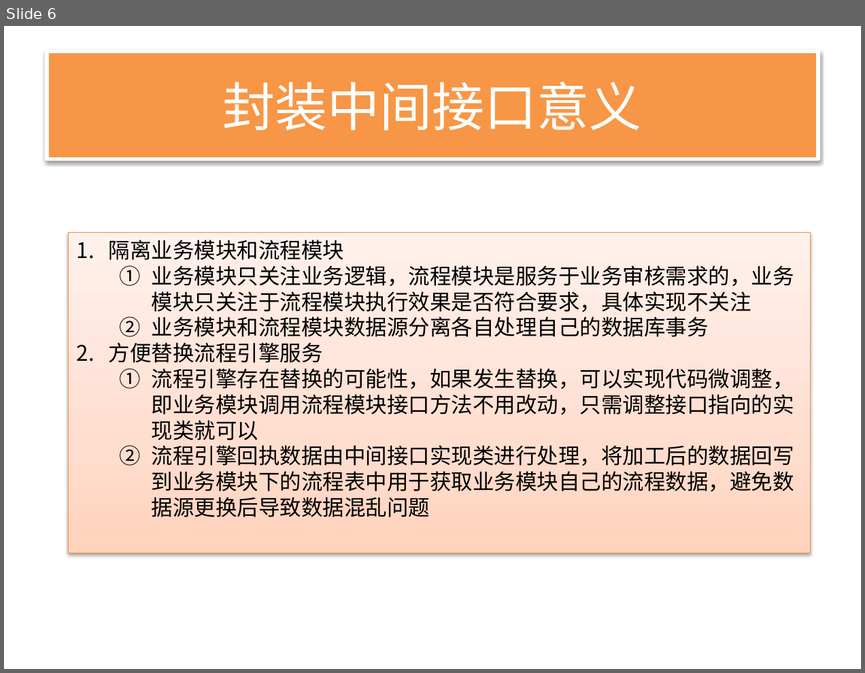
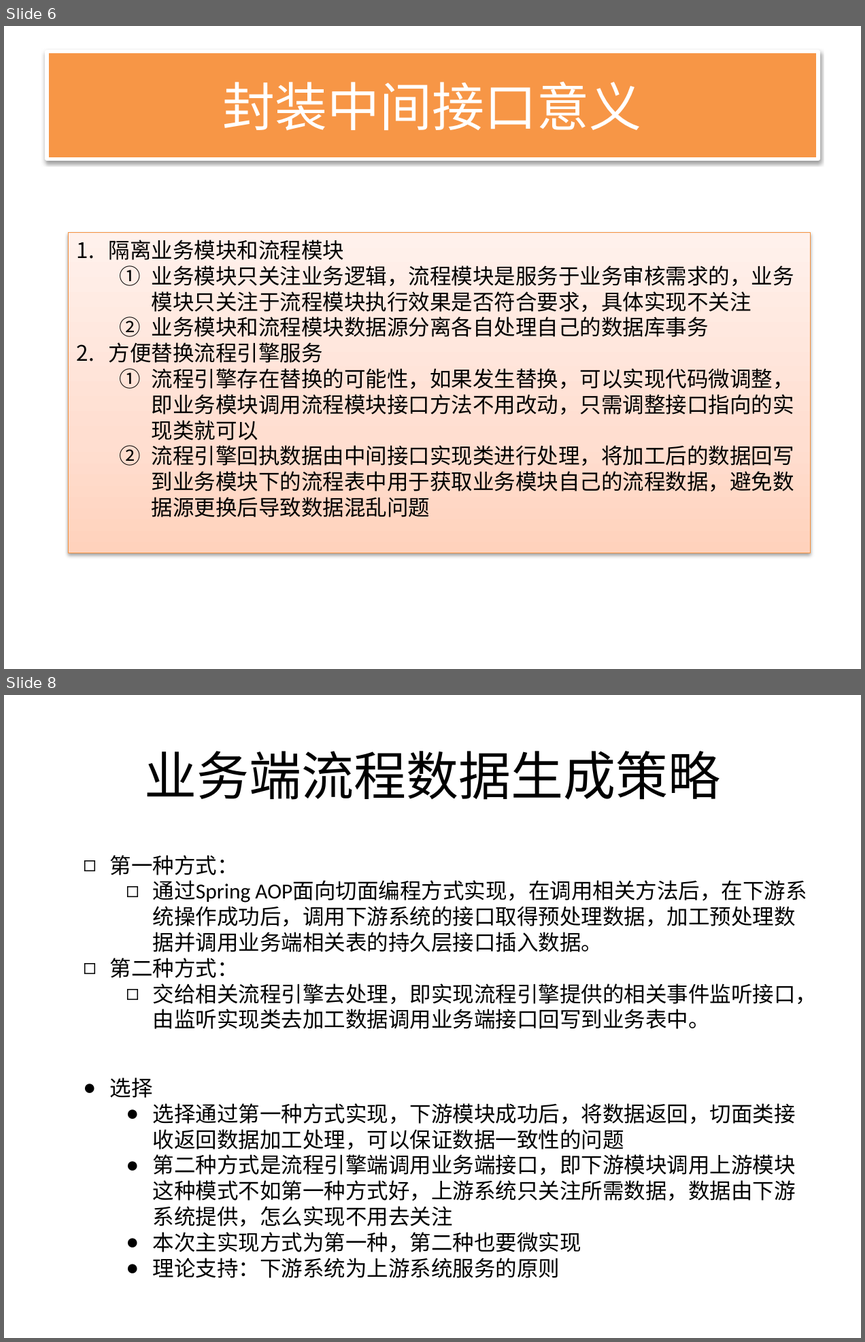
Before and after one commit to songzxDev/helloworld, a slide deck: WebContent/docs/BPM前期项目准备_20171026.pptx. Shown one above the other, each under a label of ours: slide 6 before the commit, slides 6 and 8 after it; the slides between them are not shown. The pictures are 865x673 and 865x1342 pixels, drawn with LibreOffice and Linux fonts; fonts in the diff are those of the drawing. Boxes give left, top, right and bottom in pixels: in the first picture for what was removed or moved away, otherwise in the second. Text is boxed around its words. In the diff, an @@ line names an element or a change of style, - is before the commit and + after.

```diff
--- a/WebContent/docs/BPM前期项目准备_20171026.pptx
+++ b/WebContent/docs/BPM前期项目准备_20171026.pptx
@@ slide 8 added at [4, 695, 861, 1338], background #FFFFFF @@
@@ title added at [144, 751, 720, 800], 44 pt, text #000000 @@
+业务端流程数据生成策略
@@ text added at [110, 855, 817, 1029], 18 pt, text #000000 @@
+◻ 第一种方式：
+  ◻ 通过Spring AOP面向切面编程方式实现，在调用相关方法后，在下游系统操作成功后，调用下游系统的接口取得预处理数据，加工预处理数据并调用业务端相关表的持久层接口插入数据。
+◻ 第二种方式：
+  ◻ 交给相关流程引擎去处理，即实现流程引擎提供的相关事件监听接口，由监听实现类去加工数据调用业务端接口回写到业务表中。
@@ text added at [110, 1077, 796, 1278], 18 pt, text #000000 @@
+● 选择
+  ● 选择通过第一种方式实现，下游模块成功后，将数据返回，切面类接收返回数据加工处理，可以保证数据一致性的问题
+  ● 第二种方式是流程引擎端调用业务端接口，即下游模块调用上游模块这种模式不如第一种方式好，上游系统只关注所需数据，数据由下游系统提供，怎么实现不用去关注
+  ● 本次主实现方式为第一种，第二种也要微实现
+  ● 理论支持：下游系统为上游系统服务的原则
```
Also in this commit, not shown: 13 other slides added, 1 other file.
